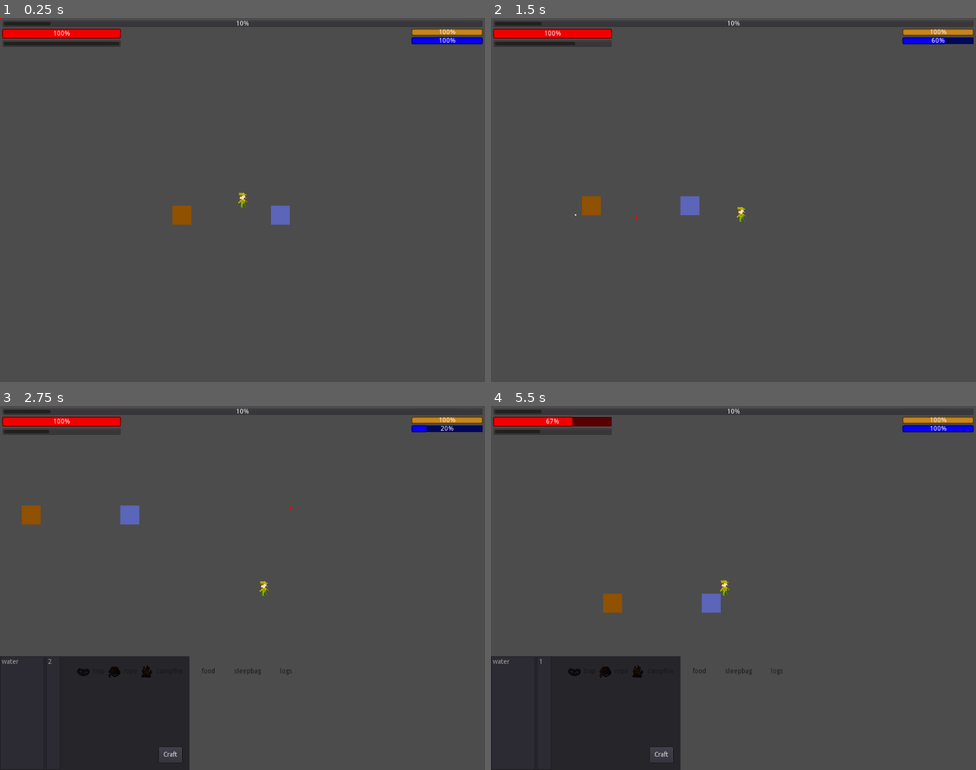
Above: before the commit, frames 1-4 (two rows, left to right).
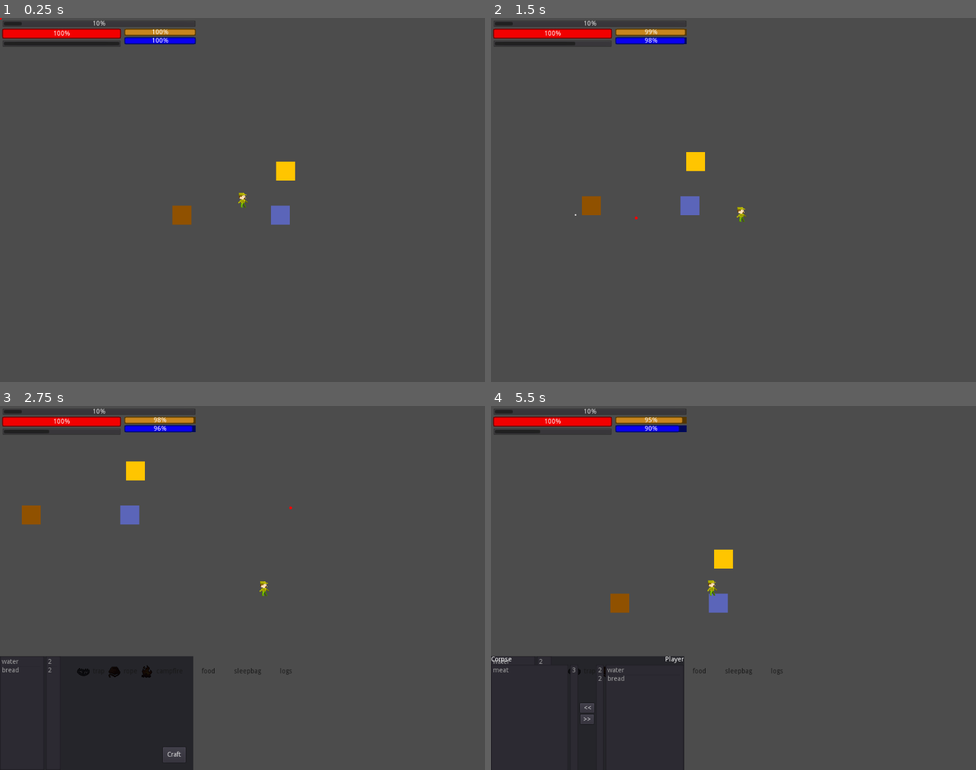
Above: after the commit, the same moments.

Repository: Intey/guerilla
Game: Godot game, scene res://test_scenes/test_player.tscn
Same seed, same stepped clock (60 frames per second), same inputs: the game is played once before the commit and once after it. This scene is started directly instead of the project's main scene.
Inputs (mouse positions are in pixels of both pictures, inside the frame that each line leads up to):
- Up to frame 1 (0.25 s): no input
- Up to frame 2 (1.5 s): tap Enter at 0.5 s; move the mouse to (840, 181) at 0.52 s; hold Right (ui_right) 0.53-1.28 s; hold E (ui_interact) 0.53-1.28 s; click (840, 181) at 0.77 s; click (840, 181) at 0.8 s; click (840, 181) at 1.07 s; move the mouse to (636, 218) at 1.27 s; hold Down (ui_down) from 1.28 s (still down); click (636, 218) at 1.35 s
- Up to frame 3 (2.75 s): click (145, 606) at 1.52 s; tap E (ui_interact) at 1.55 s; click (145, 606) at 1.82 s; move the mouse to (291, 507) at 2.02 s; release Down (ui_down) at 2.03 s; press the mouse at (291, 507) at 2.03 s; hold Right (ui_right) from 2.03 s (still down); tap C (toggle_craft) at 2.1 s
- Up to frame 4 (5.5 s): release Right (ui_right) at 2.75 s; release the mouse at (782, 507) at 2.75 s; click "Craft" at 2.75 s; move the mouse to (583, 671) at 3.52 s; hold Up (ui_up) 3.53-4.28 s; tap E (ui_interact) at 3.6, 5.3 s; click (583, 671) at 3.67 s; click (583, 671) at 3.77 s; click (583, 671) at 4.07 s; move the mouse to (612, 671) at 4.27 s; hold E (ui_interact) 4.28-5.03 s; hold Left (ui_left) from 4.28 s (still down); click (612, 671) at 4.52 s; click (612, 671) at 4.55 s; click (612, 671) at 4.82 s; move the mouse to (651, 671) at 5.02 s; click (651, 671) at 5.1 s; click (651, 671) at 5.27 s

The runs differ from the first frame. In frame 1, 1.7% of the frame differs, in the area x 4-100%, y 0-45%; in frame 2, 1.6%; in frame 3, 2.0%; in frame 4, 2.9%, in the area x 0-100%, y 0-100%.

Commit message:
Inventory exchange & bugs

Diff:
--- a/Chars/Corpse.gd
+++ b/Chars/Corpse.gd
@@ -1,7 +1,8 @@
 extends Node2D
 class_name Corpse
 
-var loot := {}
+onready var inventory = $Inventory
 
-func _ready():
-    print_debug("corpse ready")
+func clone_resources(target): # Pawn
+    # TODO: add resources from target
+    pass
--- a/Chars/Corpse.tscn
+++ b/Chars/Corpse.tscn
@@ -1,8 +1,11 @@
-[gd_scene load_steps=2 format=2]
+[gd_scene load_steps=4 format=2]
 
 [ext_resource path="res://Chars/Corpse.gd" type="Script" id=1]
+[ext_resource path="res://Player/Inventory.tscn" type="PackedScene" id=2]
 
-[node name="Corpse" type="Node2D"]
+[sub_resource type="RectangleShape2D" id=1]
+
+[node name="Corpse" type="Area2D"]
 script = ExtResource( 1 )
 
 [node name="ColorRect" type="ColorRect" parent="."]
@@ -14,3 +17,9 @@
 __meta__ = {
 "_edit_use_anchors_": false
 }
+
+[node name="CollisionShape2D" type="CollisionShape2D" parent="."]
+scale = Vector2( 2, 2 )
+shape = SubResource( 1 )
+
+[node name="Inventory" parent="." instance=ExtResource( 2 )]
--- a/Chars/Human.gd
+++ b/Chars/Human.gd
@@ -74,18 +74,14 @@
     Appease starvation or thirst needs with items in inventory
     """
     if $Thirst.value == 0:
-        var item = ResourceItem.new()
-        item.name = "water"
-        item.count = 1
+        var item = ResourceItem.new("water", 1)
         if $Inventory.subtract(item):
             print_debug("appease thirst")
             $Thirst.set_value(100)
             $Thirst.set_delay(30)
 
     if $Starving.value == 0:
-        var item = ResourceItem.new()
-        item.name = "food"
-        item.count = 1
+        var item = ResourceItem.new("food", 1)
         if $Inventory.subtract(item):
             print_debug("appease starve")
             $Starving.set_value(100)
--- a/Items/Resources/ResourceItem.gd
+++ b/Items/Resources/ResourceItem.gd
@@ -4,5 +4,10 @@
 var count := 0
 
 
+func _init(name, count=0):
+    self.name = name
+    self.count = count
+
+
 func _to_string():
     return self.name + ":" + str(self.count)
--- a/Items/Resources/ResourceStick.gd
+++ b/Items/Resources/ResourceStick.gd
@@ -2,7 +2,5 @@
 class_name ResourceStick
 
 
-func _init(count: int):
-    ._init()
-    self.count = count
-    self.name = "stick"
+func _init(count: int=0):
+    ._init("stick", count)
--- a/Items/Resources/Scenes/CollectableResource.gd
+++ b/Items/Resources/Scenes/CollectableResource.gd
@@ -3,7 +3,7 @@
 """
 extends Area2D
 class_name CollectableResource
-export var type: GDScript  # type is class of resource
+export var type: String  # type is class of resource
 export var count = 0
 
 
@@ -15,5 +15,6 @@
     count -= cnt
     if count <= 0:
         self.queue_free()
-    var res = type.new(result)
+    print_debug("bitch")
+    var res = ResourceItem.new(type, result)
     return res
--- a/Player/Idle.gd
+++ b/Player/Idle.gd
@@ -1,4 +1,5 @@
 extends FSMState
+
 
 func update_impl(delta):
 
@@ -6,6 +7,8 @@
     if Input.is_action_just_pressed('ui_interact'):
         if self.host.collectable_area:
             return self.host.COLLECTING
+        elif self.host.target_exchange:
+            self.host.emit_signal("start_exchange", self.host.target_exchange)
         elif self.host.Blackboard.get("sleep"):
             return self.host.SLEEP
     if Input.is_action_just_pressed('ui_select'):
@@ -53,6 +56,7 @@
     velocity = velocity.normalized() * self.host.speed
     return velocity
 
+
 func physics_process_impl(_delta):
      var velocity = get_input()
      var _collision = self.host.move_and_slide(velocity)
--- a/Player/Inventory.gd
+++ b/Player/Inventory.gd
@@ -1,4 +1,5 @@
 extends Node
+class_name Inventory
 
 var inventory = {}
 
@@ -15,11 +16,21 @@
         collected.count,
         ' ',
         collected.name,
-        ". now player has ",
+        ". now ",
+        get_parent().name,
+        " has ",
         inventory
     )
     emit_signal('update', self.inventory)
 
+
+func add_item(type: String, count: int):
+    var item = ResourceItem.new(type, count)
+    self.add(item)
+
+func sub_item(type: String, count: int) -> bool:
+    var item = ResourceItem.new(type, count)
+    return self.subtract(item)
 
 func subtract(res: ResourceItem) -> bool:
     print_debug("try substract ", res.name, ":", res.count)
@@ -31,3 +42,17 @@
         self.inventory.erase(res.name)
     emit_signal("update", self.inventory)
     return true
+
+func items():
+    var items = []
+    for k in inventory:
+        var i = ResourceItem.new(k, inventory[k])
+        items.append(i)
+    return items
+
+func clear():
+    inventory = {}
+    emit_signal("update", self.inventory)
+
+func get_count(item: String):
+    return inventory[item]
--- a/Player/Player.gd
+++ b/Player/Player.gd
@@ -9,6 +9,9 @@
 export var sleep_time := 10.0
 export var debug = false
 
+
+onready var inventory = $Inventory
+
 var CS = preload('./craft/CraftStation.gd')
 var BuildPlan = preload('./craft/BuildPlan.tscn')
 var crafts = preload('./craft/crafts.gd')
@@ -18,6 +21,7 @@
 signal gathers(resource)
 signal craft_on()
 signal craft_off()
+signal start_exchange(target)
 
 # State machinary
 
@@ -40,6 +44,7 @@
 
 #var craftHud = null
 var collectable_area = null
+var target_exchange = null
 var build_plan = null
 var CraftStation = null
 export var godmode = false
@@ -82,13 +87,16 @@
     if area is CollectableResource:
         print_debug('enter ', area)
         collectable_area = area
+    if area is Corpse:
+        target_exchange = area
 
 
-func exit_collectable_area(area):
+func exit_collectable_area(area: Area2D):
     if area == collectable_area:
         print_debug('exit ', area)
         collectable_area = null
-
+    if  area == target_exchange:
+        target_exchange = null
 
 func set_sleep_zone(in_zone=true):
     if in_zone:
@@ -110,15 +118,11 @@
         if reciepe.type == crafts.Types.ITEM:
             for res_name in reciepe.ingridients:
                 var count = reciepe.ingridients[res_name]
-                var res = ResourceItem.new()
-                res.name = res_name
-                res.count = count
+                var res = ResourceItem.new(res_name, count)
                 self.subtract_from_inventory(res)
 
             self.CraftStation.craft(reciepe)
-            var res = ResourceItem.new()
-            res.name = name
-            res.count = reciepe.count
+            var res = ResourceItem.new(name, reciepe.count)
             self.add_to_inventory(res)
 
         elif reciepe.type == crafts.Types.BUILDING:
@@ -140,9 +144,7 @@
         self.hide_build_mode()
         return
     for ingr in reciepe["ingridients"]:
-        var res = ResourceItem.new()
-        res.name = ingr
-        res.count = reciepe["ingridients"][ingr]
+        var res = ResourceItem.new(ingr, reciepe["ingridients"][ingr])
         subtract_from_inventory(res)
     var position = build_plan['node'].position
     emit_signal('build', reciepe, position)
--- a/Player/craft/CraftStation.gd
+++ b/Player/craft/CraftStation.gd
@@ -18,7 +18,5 @@
 func craft(reciepe):
     var count = reciepe.count
     var name = reciepe.name
-    var result = ResourceItem.new()
-    result.count = count
-    result.name = name
+    var result = ResourceItem.new(name, count)
     return result
--- a/UI/huds/CraftHUD.gd
+++ b/UI/huds/CraftHUD.gd
@@ -14,6 +14,7 @@
     self.reciepes = crafts.get_crafts()
     self.render_ingridients(self.player._get_inventory())
     self.init_reciepes()
+
 
 func init_reciepes():
     for reciepe_name in self.reciepes:
@@ -57,6 +58,7 @@
 
 func _on_reciepe_selected(reciepe: ReciepeItem):
     print_debug("select recipe:", reciepe)
+    # change selected reciepe. Grid is multiselect by default
     if selected_reciepe:
         selected_reciepe.set_selected(false)
     selected_reciepe = reciepe
--- a/UI/huds/CraftHUD.tscn
+++ b/UI/huds/CraftHUD.tscn
@@ -25,6 +25,9 @@
 [node name="Items" type="HBoxContainer" parent="."]
 anchor_bottom = 1.0
 margin_right = 128.0
+__meta__ = {
+"_edit_use_anchors_": false
+}
 
 [node name="ItemList" type="ItemList" parent="Items"]
 margin_right = 93.0
@@ -49,4 +52,7 @@
 margin_bottom = 160.0
 mouse_filter = 0
 columns = 6
+__meta__ = {
+"_edit_use_anchors_": false
+}
 [connection signal="pressed" from="CraftButton" to="." method="_on_craft_pressed"]
--- a/UI/huds/HUD.gd
+++ b/UI/huds/HUD.gd
@@ -1,5 +1,8 @@
 extends Node
 
+var ExchangeScene = preload("res://UI/huds/InventoryExchange.tscn")
+
+var state = Blackboard.new()
 
 func join(player: Player):
     connect_craft(player)
@@ -8,21 +11,20 @@
     connect_thirst(player)
     connect_starving(player)
     connect_experience(player)
+    connect_inventory(player)
 
 func connect_craft(p):
     assert(p != null)
     var craftHud = $CL/CraftHUD
     craftHud.init(p)
     craftHud.hide()
-    var inventory = p.get_node("Inventory")
-    assert(inventory != null)
-    assert(inventory.connect('update', craftHud, "update_reciepes_view") == OK)
 
     assert(craftHud.connect('craft', p, 'craft') == OK)
     assert(p.connect('build', self, 'create_building') == OK)
     assert(p.connect("craft_on", craftHud, "show") == OK)
     assert(p.connect("craft_off", craftHud, "hide") == OK)
 
+    assert(p.inventory.connect('update', craftHud, "update_reciepes_view") == OK)
 
 func connect_clip(player):
     var clip = player.get_node("RangeWeapon/WeaponClip")
@@ -43,22 +45,41 @@
     var value_container = player.health
     connect_progress(hud_container, value_container)
 
+
 func connect_thirst(player):
     var hud_container = $CL/MC/VB/HB/VB2/Thirst
     var value_container = player.get_node("Thirst")
     connect_progress(hud_container, value_container)
+
 
 func connect_starving(player):
     var hud_container = $CL/MC/VB/HB/VB2/Starving
     var value_container = player.get_node("Starving")
     connect_progress(hud_container, value_container)
 
+
 func connect_experience(player: Pawn):
     var hud_container = $CL/MC/VB/Experience
     var value_container = player.get_node("Experience")
     connect_progress(hud_container, value_container)
 
+
+func connect_inventory(player):
+    player.connect("start_exchange", self, "on_exchange", [player])
+    $CL/InventoryExchange.hide()
+
+
 func connect_progress(hud_container, value_container):
     assert(value_container != null)
     hud_container.value = value_container.value
     assert(value_container.connect("value_changed", hud_container, "on_change") == OK)
+
+
+func on_exchange(target, player: Player):
+    if not state.has("exchange"):
+        var scene = $CL/InventoryExchange
+        # right-hard - player inventory on the right
+        print_debug("target: ", target.name)
+        scene.join(target, player)
+        scene.show()
+        state.check("exchange")
--- a/UI/huds/HUD.tscn
+++ b/UI/huds/HUD.tscn
@@ -7,6 +7,7 @@
 [ext_resource path="res://UI/huds/Starving.gd" type="Script" id=5]
 [ext_resource path="res://UI/huds/Thirst.gd" type="Script" id=6]
 [ext_resource path="res://UI/huds/Experience.gd" type="Script" id=7]
+[ext_resource path="res://UI/huds/InventoryExchange.tscn" type="PackedScene" id=8]
 
 [sub_resource type="StyleBoxFlat" id=1]
 bg_color = Color( 0.94902, 0, 0, 1 )
@@ -59,22 +60,21 @@
 [node name="CL" type="CanvasLayer" parent="."]
 
 [node name="MC" type="MarginContainer" parent="CL"]
-anchor_right = 1.0
 margin_left = 5.0
 margin_top = 5.0
-margin_right = -5.0
-margin_bottom = 38.0
+margin_right = 413.0
+margin_bottom = 61.0
 size_flags_horizontal = 3
 __meta__ = {
 "_edit_use_anchors_": false
 }
 
 [node name="VB" type="VBoxContainer" parent="CL/MC"]
-margin_right = 1014.0
+margin_right = 408.0
 margin_bottom = 56.0
 
 [node name="Experience" type="ProgressBar" parent="CL/MC/VB"]
-margin_right = 1014.0
+margin_right = 408.0
 margin_bottom = 14.0
 script = ExtResource( 7 )
 __meta__ = {
@@ -83,7 +83,7 @@
 
 [node name="HB" type="HBoxContainer" parent="CL/MC/VB"]
 margin_top = 18.0
-margin_right = 1014.0
+margin_right = 408.0
 margin_bottom = 56.0
 size_flags_horizontal = 3
 __meta__ = {
@@ -115,14 +115,14 @@
 
 [node name="Spacer" type="Control" parent="CL/MC/VB/HB"]
 margin_left = 254.0
-margin_right = 860.0
+margin_right = 254.0
 margin_bottom = 38.0
 grow_horizontal = 2
 size_flags_horizontal = 3
 
 [node name="VB2" type="VBoxContainer" parent="CL/MC/VB/HB"]
-margin_left = 864.0
-margin_right = 1014.0
+margin_left = 258.0
+margin_right = 408.0
 margin_bottom = 38.0
 rect_min_size = Vector2( 150, 0 )
 
@@ -149,7 +149,19 @@
 }
 
 [node name="CraftHUD" parent="CL" instance=ExtResource( 1 )]
-anchor_top = 1.0
+anchor_top = 0.687
+anchor_right = 0.398
 anchor_bottom = 1.0
-margin_top = -240.0
+margin_top = 0.383972
+margin_right = 0.447968
 margin_bottom = 0.0
+size_flags_horizontal = 0
+size_flags_vertical = 0
+
+[node name="InventoryExchange" parent="CL" instance=ExtResource( 8 )]
+anchor_top = 0.687
+anchor_right = 0.398
+margin_top = 0.383972
+margin_right = 0.447968
+margin_bottom = 2.0
+size_flags_horizontal = 1
--- /dev/null
+++ b/UI/huds/Inventory.gd
@@ -0,0 +1,51 @@
+extends Control
+
+signal item_activated(item)
+
+export var name_left := false
+func _ready():
+    if not name_left:
+        move_child($Counts, 0)
+    $ItemList.connect("item_activated", self, "__on_item_activated")
+
+
+func join(target_inventory: Inventory):
+    print_debug("join inventory")
+    assert(target_inventory.connect('update', self, "update_reciepes_view") == OK)
+    # initialize items when connect. Join can run after "update" signal
+    update_reciepes_view(target_inventory.inventory)
+
+
+func update_reciepes_view(new_inventory: Dictionary):
+    $ItemList.clear()
+    $Counts.clear()
+    render_ingridients(new_inventory)
+
+
+func render_ingridients(inventory: Dictionary):
+    print_debug("render ingridients", inventory)
+    if not inventory.empty():
+        for item_name in inventory:
+            _add_ingridient(item_name, inventory[item_name])
+    else:
+        print_debug("connected inventory empty", inventory)
+
+
+func _add_ingridient(name: String, count: int):
+        $ItemList.add_item(name)
+        $Counts.add_item(String(count))
+        $Counts.set_item_disabled(len($Counts.items) - 1, true)
+
+func __on_item_activated(idx):
+    var items = $ItemList.get_selected_items()
+    for i in items:
+        emit_signal("item_activated", $ItemList.get_item_text(i))
+
+func has_selected() -> bool:
+    return $ItemList.is_anything_selected()
+
+func get_selected():
+    var items = []
+    for i in $ItemList.get_selected_items():
+        items.append($ItemList.get_item_text(i))
+    return items
--- /dev/null
+++ b/UI/huds/Inventory.tscn
@@ -0,0 +1,26 @@
+[gd_scene load_steps=2 format=2]
+
+[ext_resource path="res://UI/huds/Inventory.gd" type="Script" id=1]
+
+[node name="Inventory" type="HBoxContainer"]
+margin_right = 72.0
+margin_bottom = 40.0
+script = ExtResource( 1 )
+__meta__ = {
+"_edit_use_anchors_": false
+}
+
+[node name="ItemList" type="ItemList" parent="."]
+margin_right = 61.0
+margin_bottom = 40.0
+rect_min_size = Vector2( 40, 40 )
+size_flags_horizontal = 3
+size_flags_stretch_ratio = 10.0
+auto_height = true
+
+[node name="Counts" type="ItemList" parent="."]
+margin_left = 65.0
+margin_right = 72.0
+margin_bottom = 40.0
+size_flags_horizontal = 3
+size_flags_vertical = 3
--- /dev/null
+++ b/UI/huds/InventoryExchange.gd
@@ -0,0 +1,54 @@
+extends HBoxContainer
+
+var left_inventory: Inventory = null
+var right_inventory: Inventory = null
+
+signal move_all_from_left()
+signal move_all_from_right()
+
+func join(left: Node2D, right: Player):
+    $R/Label.text = right.name
+    right_inventory = right.inventory
+    $R/Right.join(right.inventory)
+    $R/Right.connect("item_activated", self, "move_right_item")
+
+    $L/Label.text = left.name
+    left_inventory = left.inventory
+    $L/Left.join(left.inventory)
+    $L/Left.connect("item_activated", self, "move_left_item")
+
+    $B/Right.connect("button_up", self, "move_right")
+    $B/Left.connect("button_up", self, "move_left")
+
+
+func move_left():
+
+    __move_items(right_inventory, left_inventory, $R/Right)
+    emit_signal("move_all_from_right")
+
+
+func move_right():
+    __move_items(left_inventory, right_inventory, $L/Left)
+    emit_signal("move_all_from_left")
+
+
+func __move_items(l, r, source_container):
+    if source_container.has_selected():
+        for item in source_container.get_selected():
+            __move_item(l, r, item, l.get_count(item))
+    else:
+        var items = l.items()
+        l.clear()
+        for item in items:
+            r.add(item)
+
+func __move_item(l, r, item, count=1):
+    if l.sub_item(item, count):
+        r.add_item(item, count)
+
+
+func move_left_item(item):
+    __move_item(left_inventory, right_inventory, item)
+
+func move_right_item(item):
+    __move_item(right_inventory, left_inventory, item)
--- /dev/null
+++ b/UI/huds/InventoryExchange.tscn
@@ -0,0 +1,80 @@
+[gd_scene load_steps=4 format=2]
+
+[ext_resource path="res://UI/huds/Inventory.tscn" type="PackedScene" id=1]
+[ext_resource path="res://UI/huds/InventoryExchange.gd" type="Script" id=2]
+
+[sub_resource type="ImageTexture" id=1]
+
+[node name="InventoryExchange" type="HBoxContainer"]
+anchor_right = 1.0
+anchor_bottom = 1.0
+margin_right = -863.0
+margin_bottom = -633.0
+size_flags_horizontal = 3
+size_flags_vertical = 3
+script = ExtResource( 2 )
+__meta__ = {
+"_edit_use_anchors_": false
+}
+
+[node name="L" type="VBoxContainer" parent="."]
+margin_right = 61.0
+margin_bottom = 135.0
+size_flags_horizontal = 3
+size_flags_vertical = 3
+
+[node name="Label" type="Label" parent="L"]
+margin_right = 61.0
+margin_bottom = 14.0
+text = "Left"
+
+[node name="Left" parent="L" instance=ExtResource( 1 )]
+margin_top = 18.0
+margin_right = 61.0
+margin_bottom = 135.0
+size_flags_horizontal = 3
+size_flags_vertical = 3
+name_left = true
+
+[node name="B" type="VBoxContainer" parent="."]
+margin_left = 65.0
+margin_right = 95.0
+margin_bottom = 135.0
+size_flags_stretch_ratio = 0.56
+alignment = 1
+
+[node name="Left" type="Button" parent="B"]
+margin_top = 45.0
+margin_right = 30.0
+margin_bottom = 65.0
+size_flags_stretch_ratio = 0.34
+text = "<<"
+icon = SubResource( 1 )
+
+[node name="Right" type="Button" parent="B"]
+margin_left = 1.0
+margin_top = 69.0
+margin_right = 29.0
+margin_bottom = 89.0
+size_flags_horizontal = 4
+text = ">>"
+
+[node name="R" type="VBoxContainer" parent="."]
+margin_left = 99.0
+margin_right = 161.0
+margin_bottom = 135.0
+size_flags_horizontal = 3
+size_flags_vertical = 3
+
+[node name="Label" type="Label" parent="R"]
+margin_right = 62.0
+margin_bottom = 14.0
+text = "Right"
+align = 2
+
+[node name="Right" parent="R" instance=ExtResource( 1 )]
+margin_top = 18.0
+margin_right = 62.0
+margin_bottom = 135.0
+size_flags_horizontal = 3
+size_flags_vertical = 3
--- a/Utility/AutoValue.gd
+++ b/Utility/AutoValue.gd
@@ -38,7 +38,7 @@
 
 func erase_effect(name: String):
     if effects.has(name):
-        summary_effect_change -= effects[summary_effect_change]
+        summary_effect_change -= effects[name]
         effects.erase(name)
 
 
--- a/Utility/Blackboard.gd
+++ b/Utility/Blackboard.gd
@@ -32,3 +32,6 @@
 
 func get(key):
     return _blackboard.get(key)
+
+func has(key) -> bool:
+    return _blackboard.get(key) != null
--- a/test_scenes/test_player.gd
+++ b/test_scenes/test_player.gd
@@ -2,21 +2,28 @@
 
 func _ready():
     $HUD.join($Player)
+
+    $Player/AppeaseTimer.wait_time = 2
+    $Player/Health.tick_seconds = 1
+    check_corpse()
+
+
+func check_thirst():
     $Player/Thirst.tick_seconds = 1
     $Player/Thirst.change_per_tick = -40
     $Player.THIRST_HEALTH_DIFF = -11
 
+    var item = ResourceItem.new("water", 2)
+    $Player/Inventory.add(item)
 
 
+func check_starve():
     $Player/Starving.set_delay(100)
     $Player/Starving.change_per_tick = 0
     $Player.STARVATION_HEALTH_DIFF = -40
 
-    $Player/AppeaseTimer.wait_time = 2
 
-    $Player/Health.tick_seconds = 1
-
-    var item = ResourceItem.new()
-    item.name = "water"
-    item.count = 2
-    $Player/Inventory.add(item)
+func check_corpse():
+    $Corpse/Inventory.add_item("meat", 3)
+    $Player.inventory.add_item("water", 2)
+    $Player.inventory.add_item("bread", 2)
--- a/test_scenes/test_player.tscn
+++ b/test_scenes/test_player.tscn
@@ -6,7 +6,7 @@
 [ext_resource path="res://test_scenes/test_player.gd" type="Script" id=4]
 [ext_resource path="res://UI/huds/HUD.tscn" type="PackedScene" id=5]
 [ext_resource path="res://World/GlobalEffects/GlobalTime.tscn" type="PackedScene" id=6]
-[ext_resource path="res://Items/Resources/ResourceStick.gd" type="Script" id=7]
+[ext_resource path="res://Chars/Corpse.tscn" type="PackedScene" id=8]
 
 [sub_resource type="RectangleShape2D" id=1]
 
@@ -23,7 +23,7 @@
 
 [node name="Sticks" parent="." instance=ExtResource( 3 )]
 position = Vector2( -128, 32 )
-type = ExtResource( 7 )
+type = "stick"
 
 [node name="CollisionShape2D" type="CollisionShape2D" parent="Sticks"]
 position = Vector2( -0.840942, 0 )
@@ -33,3 +33,6 @@
 [node name="HUD" parent="." instance=ExtResource( 5 )]
 
 [node name="GlobalTime" parent="." instance=ExtResource( 6 )]
+
+[node name="Corpse" parent="." instance=ExtResource( 8 )]
+position = Vector2( 91.4366, -60.7352 )
Not shown: 1 places in UI/huds/HUD.tscn that only renumber resources
